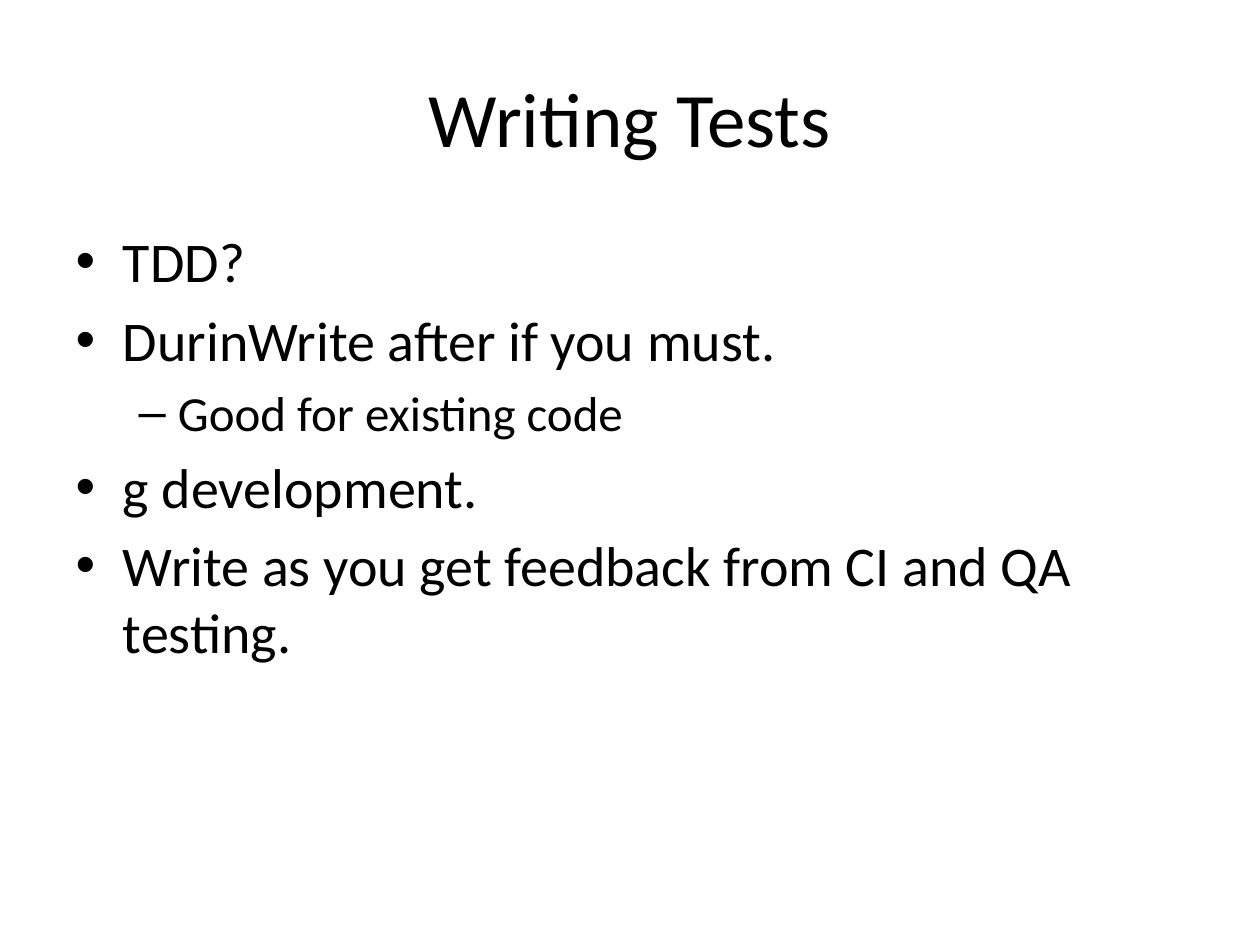
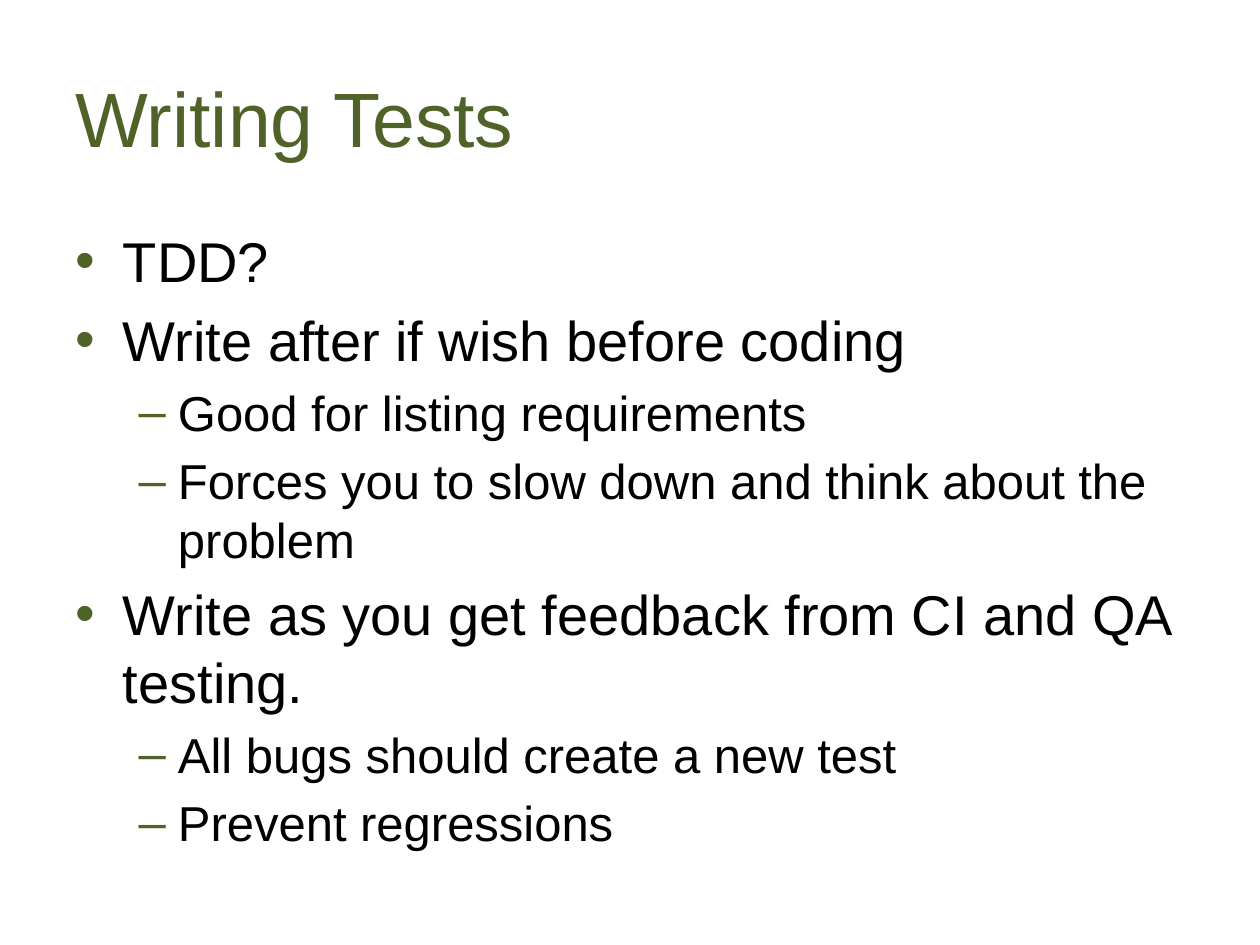
Before and after one commit to way0utwest/UnitTestingTSQL, a slide deck: slide 10 of UnitTestingTSQL.pptx (slide 11 before the commit). Drawn at 1260x945 pixels with LibreOffice and Linux fonts; fonts in the diff are those of the drawing; background and template pictures are left out. Boxes give left, top, right and bottom in pixels: in the first picture for what was removed or moved away, otherwise in the second. Text is boxed around its words. In the diff, an @@ line names an element or a change of style, - is before the commit and + after.

```diff
--- a/UnitTestingTSQL.pptx
+++ b/UnitTestingTSQL.pptx
@@ title "Writing Tests" at (76,91,514,162): font Calibri to Arial, text colour #000000 to #4F6228; alignment centre to left @@
@@ text at (123,243,1173,713): font Calibri to Arial in "TDD?", "Write as you get feedback from CI ..." @@
@@ text at (123,320,1146,568): text changed; size 32 to 28 pt; font Calibri to Arial @@
-• DurinWrite after if you must.
-  – Good for existing code
-• g development.
+• Write after if wish before coding
+  – Good for listing requirements
+  – Forces you to slow down and think about the problem
@@ text at (178,737,896,851): paragraphs added @@
+  – All bugs should create a new test
+  – Prevent regressions
```
Also in this commit, not shown: 23 other slides changed, 2 slides added, 2 slides removed, 10 other files.
